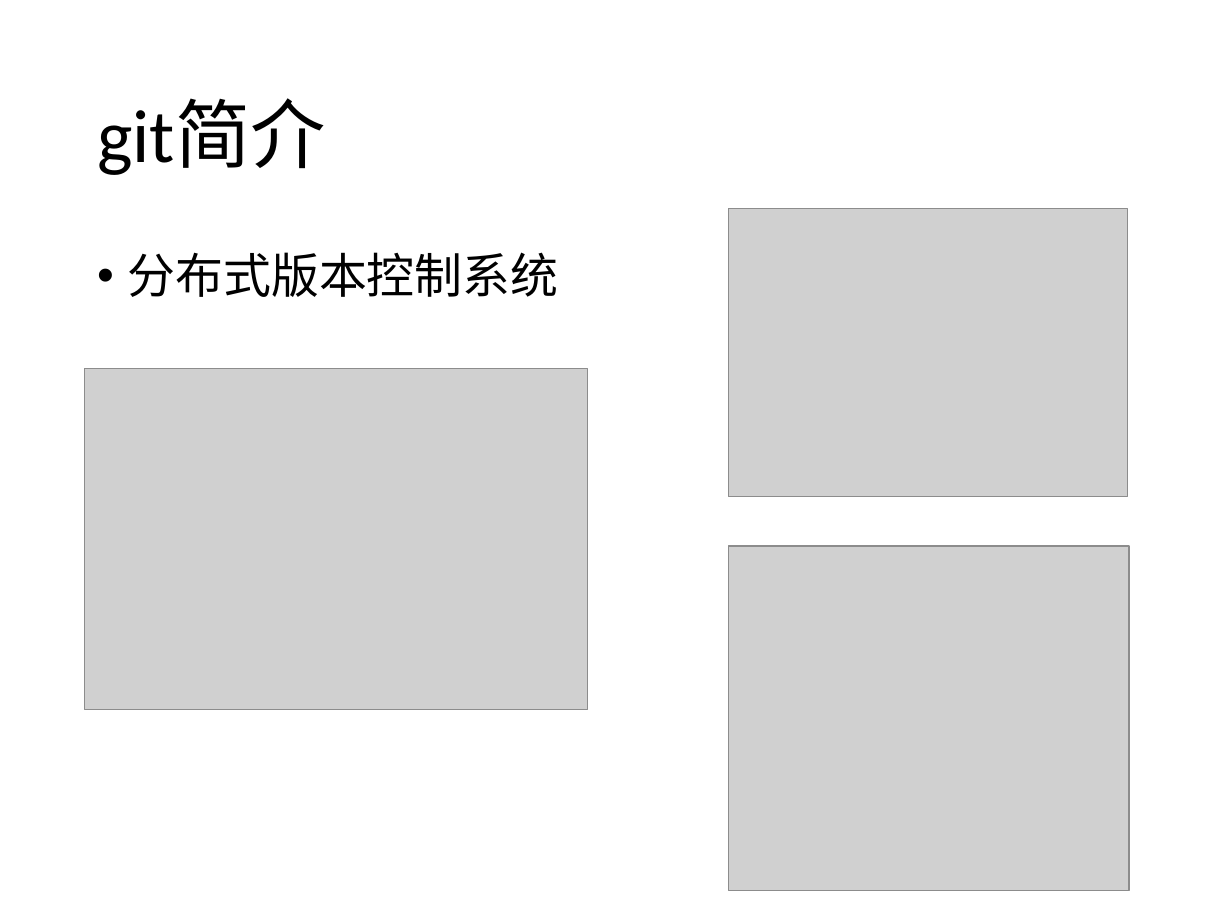
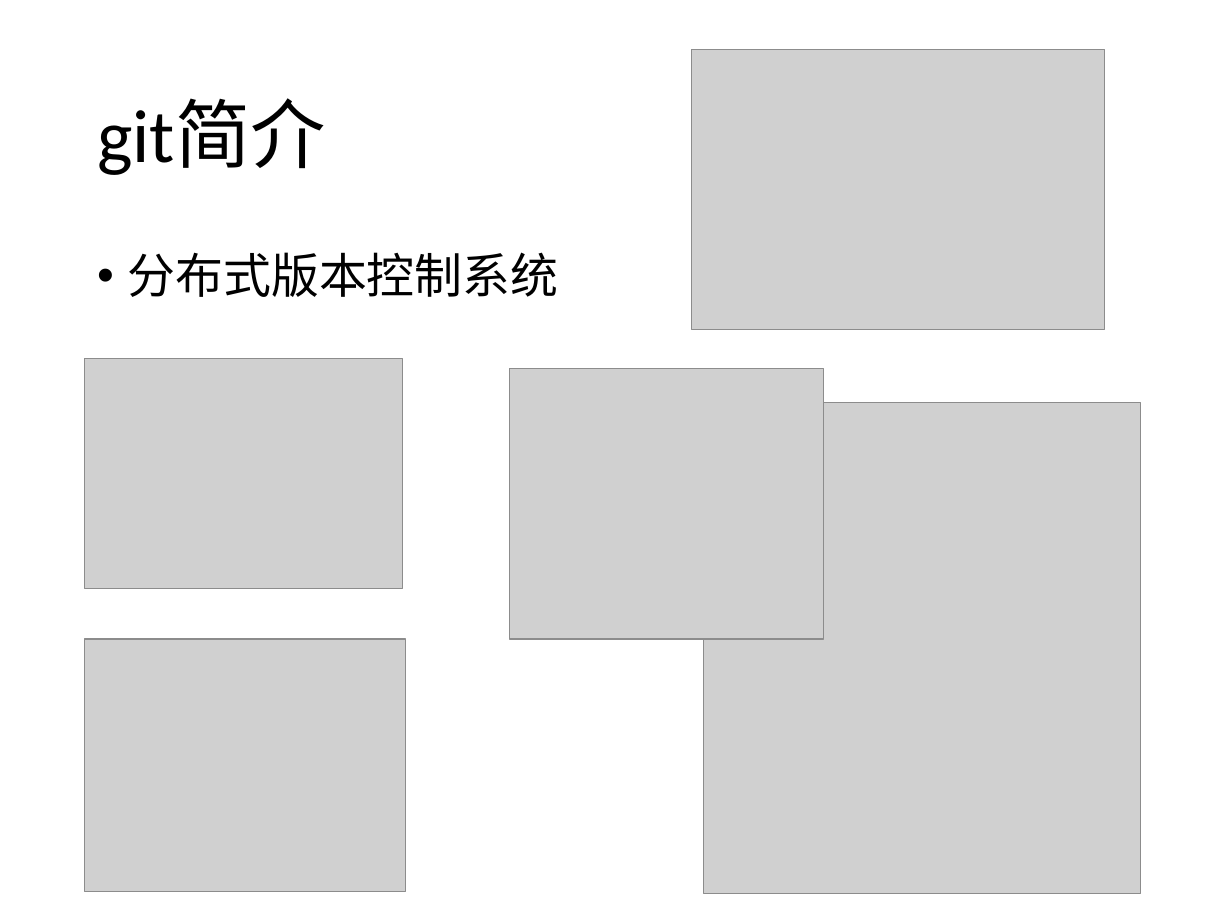
Before and after one commit to qdbgw3ihnjw/Graduate-Courses, a slide deck: slide 2 of git/git.pptx. Drawn at 1232x924 pixels with LibreOffice and Linux fonts; fonts in the diff are those of the drawing; grey boxes stand for pictures. Boxes give left, top, right and bottom in pixels: in the first picture for what was removed or moved away, otherwise in the second. Text is boxed around its words. In the diff, an @@ line names an element or a change of style, - is before the commit and + after.

Commit message:
Added some version control pictures.

```diff
--- a/git/git.pptx
+++ b/git/git.pptx
@@ picture: place and size @@
-picture at [85,368,588,710]
+picture at [692,49,1105,329]
@@ picture: place and size @@
-picture at [728,208,1127,496]
+picture at [85,359,403,588]
@@ picture: place and size @@
-picture at [728,546,1129,891]
+picture at [509,368,823,638]
@@ picture added at [703,403,1141,893] @@
@@ picture added at [85,639,405,892] @@
```
Also in this commit, not shown: 1 other slide changed.
